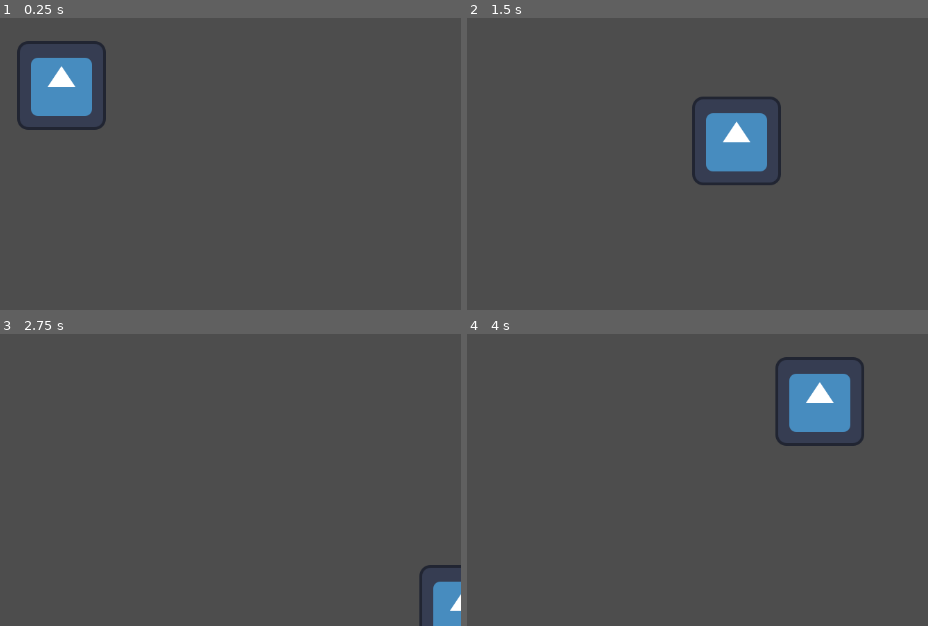
Above: before the commit, frames 1-4 (two rows, left to right).
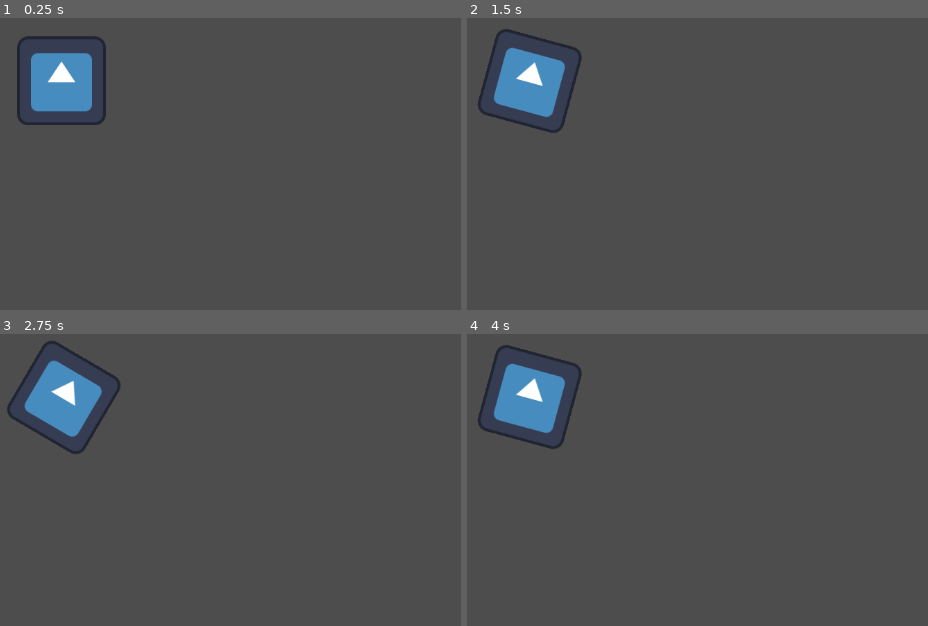
Above: after the commit, the same moments.

Repository: tylercchase/gmtk-2025
Game: Godot game, scene res://src/main.tscn
The game is run twice, just before and just after one commit, with the same random seed, the same clock (stepped at 60 frames per second) and the same inputs. The engine's default icon, where the game draws it, is replaced by a stand-in: a white triangle on a blue panel in a dark square.
Inputs:
- Up to frame 1 (0.25 s): no input
- Up to frame 2 (1.5 s): tap Enter at 0.5 s; hold D (move_right) 0.53-1.28 s; hold S (move_down) from 1.28 s (still down)
- Up to frame 3 (2.75 s): release S (move_down) at 2.03 s; hold D (move_right) from 2.03 s (still down)
- Up to frame 4 (4 s): release D (move_right) at 2.78 s; hold W (move_up) 2.78-3.53 s; hold A (move_left) from 3.53 s (still down)

The runs differ from the first frame. In frame 1, 1.5% of the frame differs, in the area x 3-23%, y 6-39%; in frame 2, 6.9%; in frame 3, 4.6%; in frame 4, 6.9%, in the area x 2-87%, y 3-40%.

Commit message:
feat: move player forwards in rotation

Diff:
--- a/src/main.tscn
+++ b/src/main.tscn
@@ -1,12 +1,9 @@
-[gd_scene load_steps=3 format=3 uid="uid://d4gmvlosj7ifi"]
+[gd_scene load_steps=2 format=3 uid="uid://d4gmvlosj7ifi"]
 
-[ext_resource type="Texture2D" uid="uid://ofhq8wn1748o" path="res://icon.svg" id="1_eewff"]
-[ext_resource type="Script" uid="uid://dnw6l7bqumiwb" path="res://src/test_movement.gd" id="2_gh0ne"]
+[ext_resource type="PackedScene" uid="uid://bkufcjas1iov8" path="res://src/player/player.tscn" id="1_eewff"]
 
 [node name="world" type="Node2D"]
 
 [node name="Camera2D" type="Camera2D" parent="."]
 
-[node name="Sprite2D" type="Sprite2D" parent="."]
-texture = ExtResource("1_eewff")
-script = ExtResource("2_gh0ne")
+[node name="Player" parent="." instance=ExtResource("1_eewff")]
--- /dev/null
+++ b/src/player/player.gd
@@ -0,0 +1,21 @@
+extends Area2D
+
+@export var SPEED = 400
+
+var direction = Vector2(0,-1)
+var rotation_amount = 50
+
+var screen_size # Size of the game window.
+
+func _ready():
+	screen_size = get_viewport_rect().size
+
+func _input(_event: InputEvent) -> void:
+	if Input.is_action_just_pressed("move_right"):
+		rotate(-rotation_amount)
+	elif Input.is_action_just_pressed("move_left"):
+		rotate(rotation_amount)
+
+
+func _process(delta: float) -> void:
+	global_position = direction.rotated(rotation).normalized() * SPEED * delta
--- /dev/null
+++ b/src/player/player.tscn
@@ -0,0 +1,16 @@
+[gd_scene load_steps=4 format=3 uid="uid://bkufcjas1iov8"]
+
+[ext_resource type="Texture2D" uid="uid://ofhq8wn1748o" path="res://icon.svg" id="1_4anbu"]
+[ext_resource type="Script" uid="uid://dv2mhe6wfcak5" path="res://src/player/player.gd" id="1_rxibo"]
+
+[sub_resource type="RectangleShape2D" id="RectangleShape2D_qnmj6"]
+size = Vector2(130, 129)
+
+[node name="Player" type="Area2D"]
+script = ExtResource("1_rxibo")
+
+[node name="Sprite2D" type="Sprite2D" parent="."]
+texture = ExtResource("1_4anbu")
+
+[node name="CollisionShape2D" type="CollisionShape2D" parent="."]
+shape = SubResource("RectangleShape2D_qnmj6")
--- a/src/test_movement.gd
+++ /dev/null
@@ -1,27 +0,0 @@
-extends Sprite2D
-#modifying the player specifically
-@export var speed = 400
-var direction = Vector2(1,0)
-#initating direction in the X axis to test movement as standard
-
-
-# Called when the node enters the scene tree for the first time.
-func _ready() -> void:
-	pass # Replace with function body.
-
-
-# Called every frame. 'delta' is the elapsed time since the previous frame.
-func _process(delta: float) -> void:
-	var velocity = Vector2.ZERO # The player's movement vector.
-	if Input.is_action_pressed("move_right"):
-		velocity.x += 1
-	if Input.is_action_pressed("move_left"):
-		velocity.x -= 1
-	if Input.is_action_pressed("move_down"):
-		velocity.y += 1
-	if Input.is_action_pressed("move_up"):
-		velocity.y -= 1
-
-	if velocity.length() > 0:
-		velocity = velocity.normalized() * speed
-	position += velocity * delta
Not shown, added: src/player/player.gd.uid
Not shown, removed: src/test_movement.gd.uid
